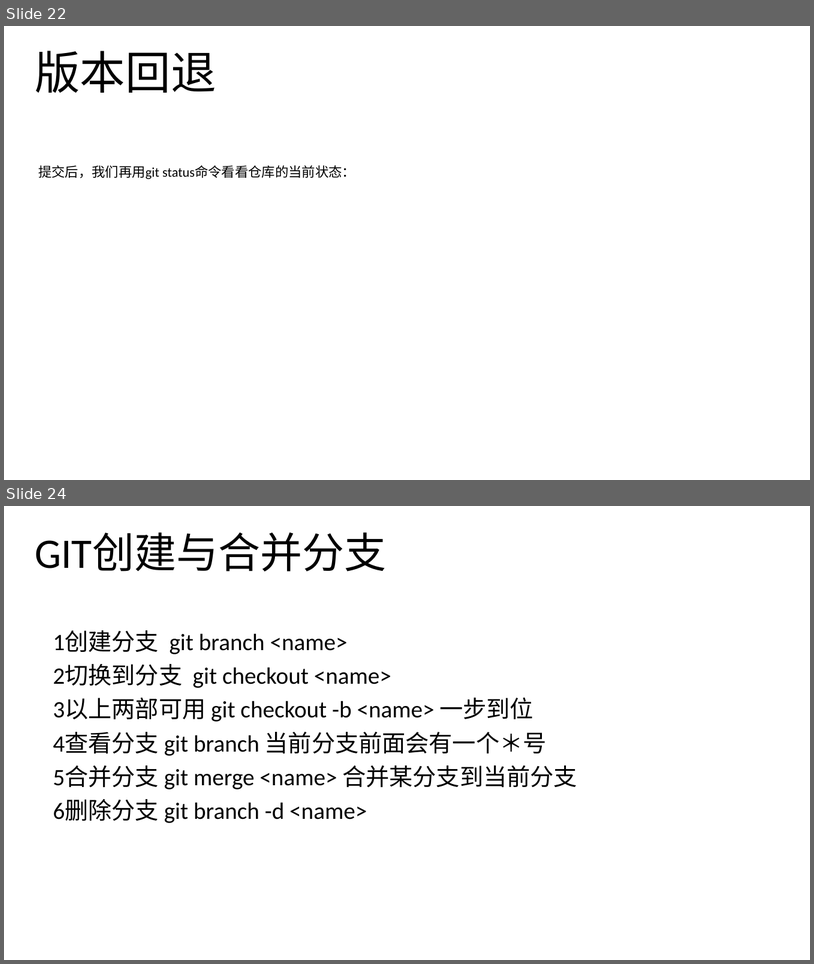
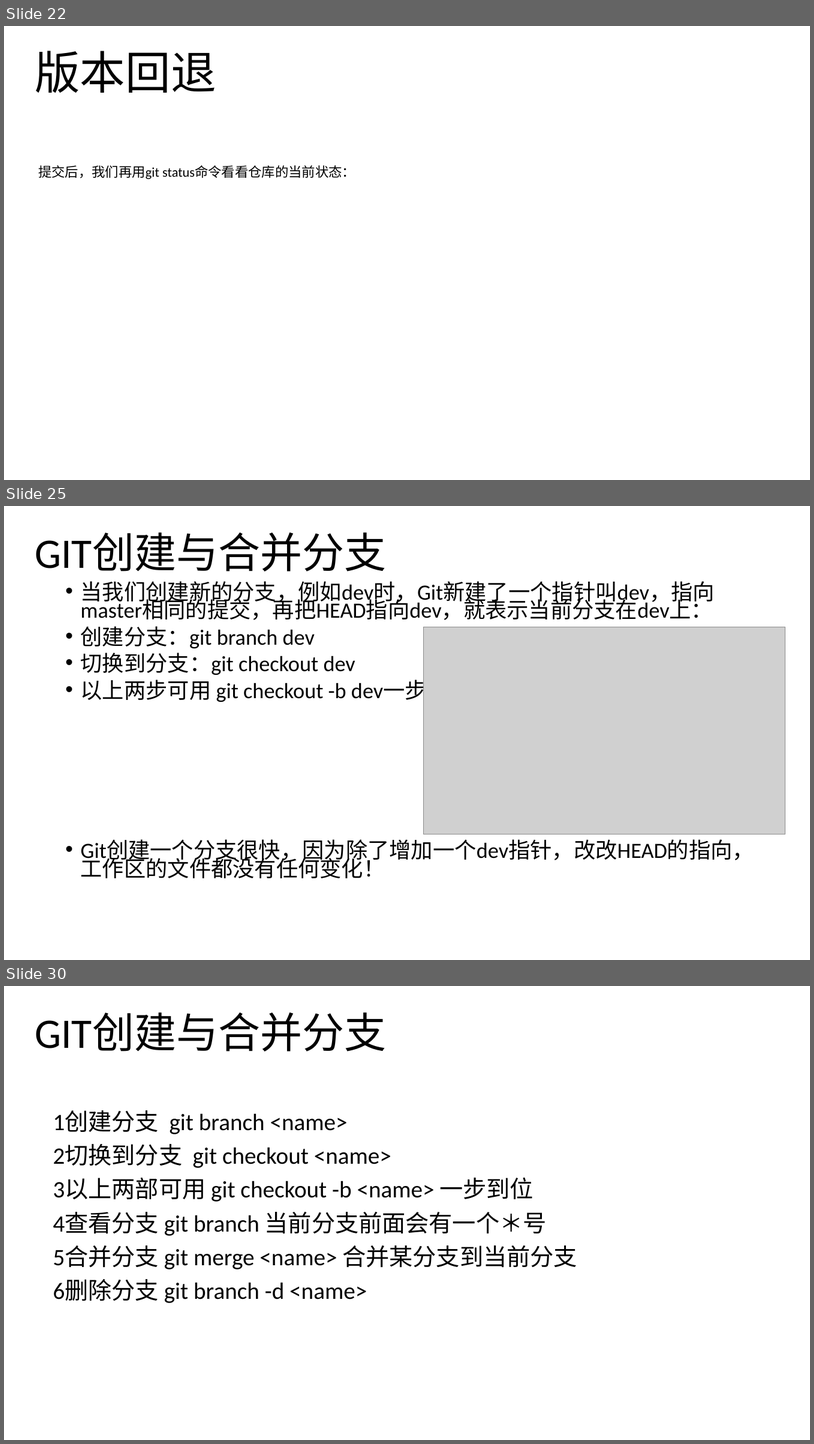
Before and after one commit to noprom/shandong, a slide deck: doc/ppt/helin.pptx. Shown one above the other, each under a label of ours: slides 22 and 24 before the commit, slides 22, 25 and 30 after it; the slides between them are not shown. The pictures are 814x964 and 814x1444 pixels, drawn with LibreOffice and Linux fonts; fonts in the diff are those of the drawing; grey boxes stand for pictures. Boxes give left, top, right and bottom in pixels: in the first picture for what was removed or moved away, otherwise in the second. Text is boxed around its words. In the diff, an @@ line names an element or a change of style, - is before the commit and + after.

Commit message:
增加新内容

```diff
--- a/doc/ppt/helin.pptx
+++ b/doc/ppt/helin.pptx
@@ slide 25 added at box(4, 506, 810, 960), background #FFFFFF @@
@@ text added at box(35, 532, 386, 571), 50 pt, text #000000 @@
+GIT创建与合并分支
@@ text added at box(81, 581, 755, 878), 25.9 pt, text #000000 @@
+• 当我们创建新的分支，例如dev时，Git新建了一个指针叫dev，指向master相同的提交，再把HEAD指向dev，就表示当前分支在dev上：
+• 创建分支：git branch dev
+• 切换到分支：git checkout dev
+• 以上两步可用 git checkout -b dev一步到位
+• Git创建一个分支很快，因为除了增加一个dev指针，改改HEAD的指向，工作区的文件都没有任何变化！
@@ picture added at box(424, 627, 786, 834) @@
@@ what was slide 24 is now slide 30 @@
```
Also in this commit, not shown: 2 slides changed, 5 other slides added.
